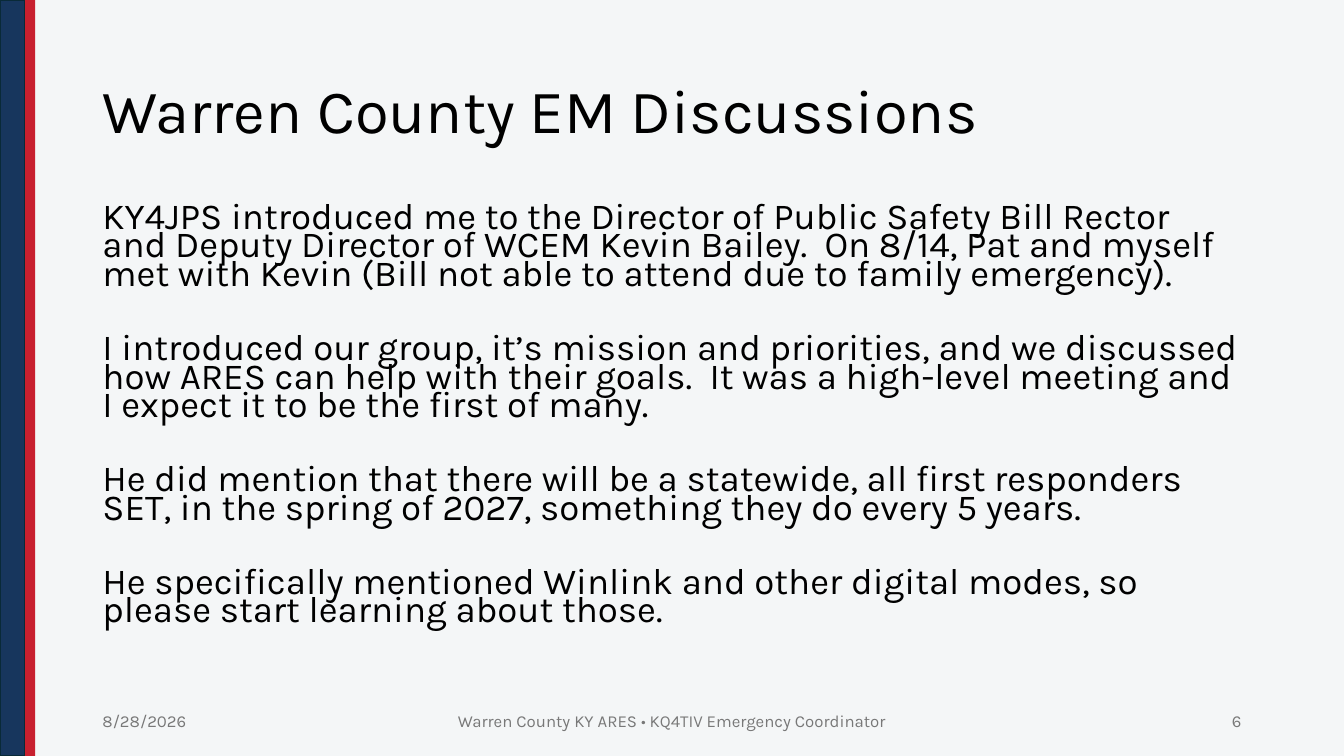
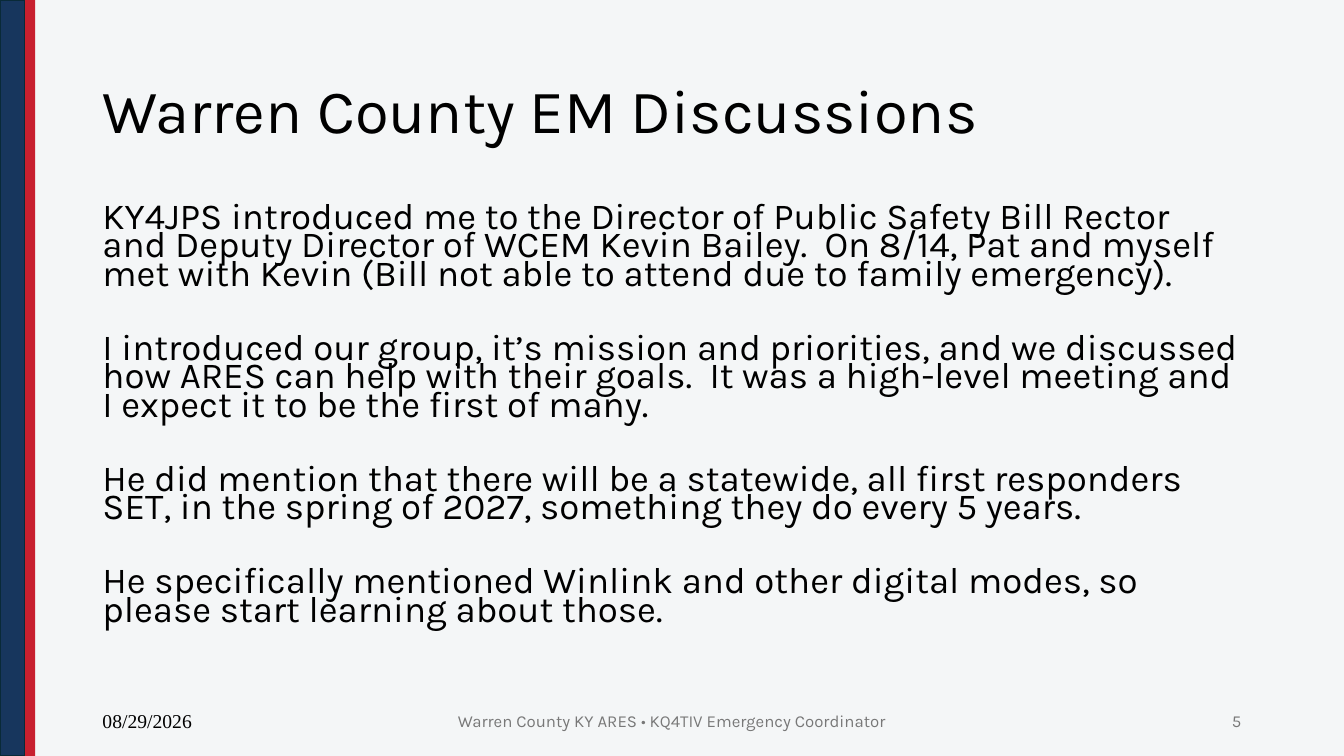
Before and after one commit to nathanielbutts/nathanielbutts.github.io, a slide deck: slide 5 of documents/training/WCKY ARES Meeting 20260903.pptx (slide 6 before the commit). Drawn at 1344x756 pixels with LibreOffice and Linux fonts; fonts in the diff are those of the drawing; background and template pictures are left out. Boxes give left, top, right and bottom in pixels: in the first picture for what was removed or moved away, otherwise in the second. Text is boxed around its words. In the diff, an @@ line names an element or a change of style, - is before the commit and + after.

```diff
--- a/documents/training/WCKY ARES Meeting 20260903.pptx
+++ b/documents/training/WCKY ARES Meeting 20260903.pptx
@@ text at box(102, 715, 191, 729): text changed; size 12 to 14 pt; font Karla to Times New Roman; text colour #797979 to #000000 @@
-8/28/2026
+08/29/2026
@@ page number at box(1232, 716, 1241, 727): text changed @@
-6
+5
```
Also in this commit, not shown: 7 other slides changed, 1 slide added, 10 other files.
